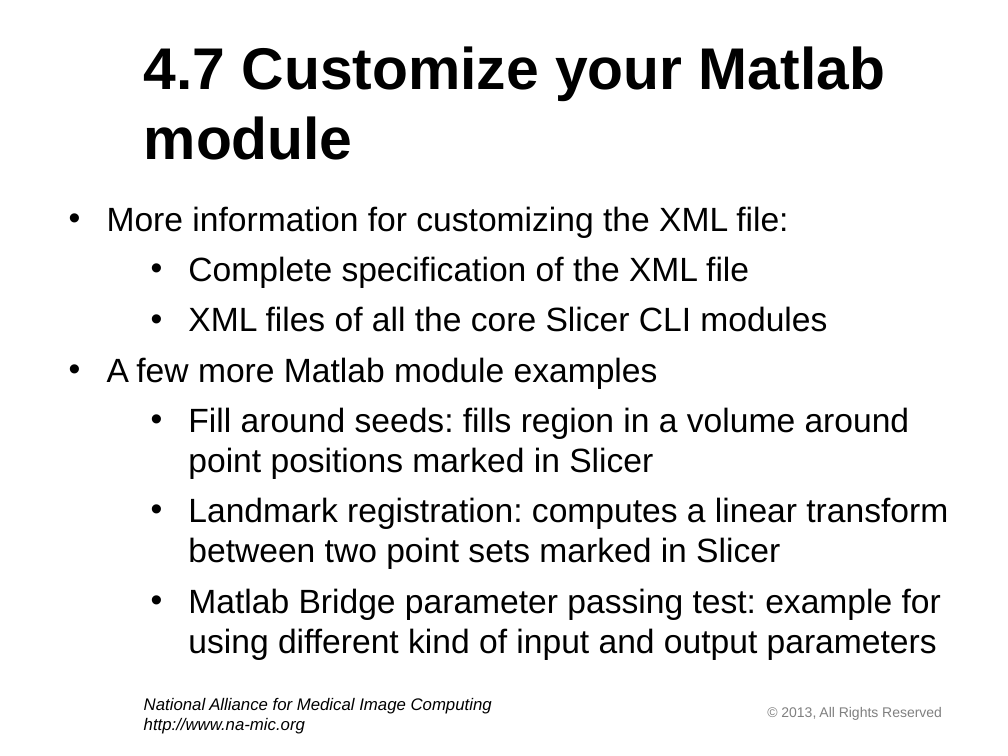
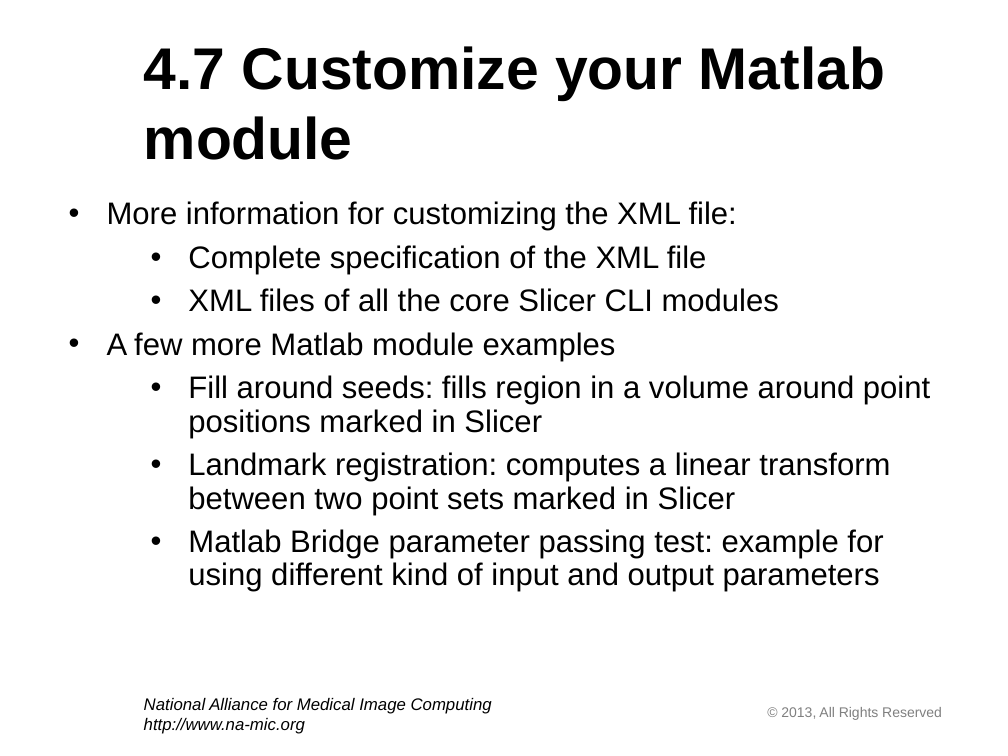
Before and after one commit to PerkLab/SlicerMatlabBridge, a slide deck: slide 35 of Docs/tutorial/MatlabBridgeTutorial.ppt. Drawn at 1008x756 pixels with LibreOffice and Linux fonts; fonts in the diff are those of the drawing; background and template pictures are left out. Boxes give left, top, right and bottom in pixels: in the first picture for what was removed or moved away, otherwise in the second. Text is boxed around its words. In the diff, an @@ line names an element or a change of style, - is before the commit and + after.

```diff
--- a/Docs/tutorial/MatlabBridgeTutorial.ppt
+++ b/Docs/tutorial/MatlabBridgeTutorial.ppt
@@ text "More information for customizing the ..." at bbox=[107, 201, 930, 592]: size 24 to 22.2 pt; line spacing 1 to 0.9 @@
```
Also in this commit, not shown: 9 other slides changed, 1 other file.
